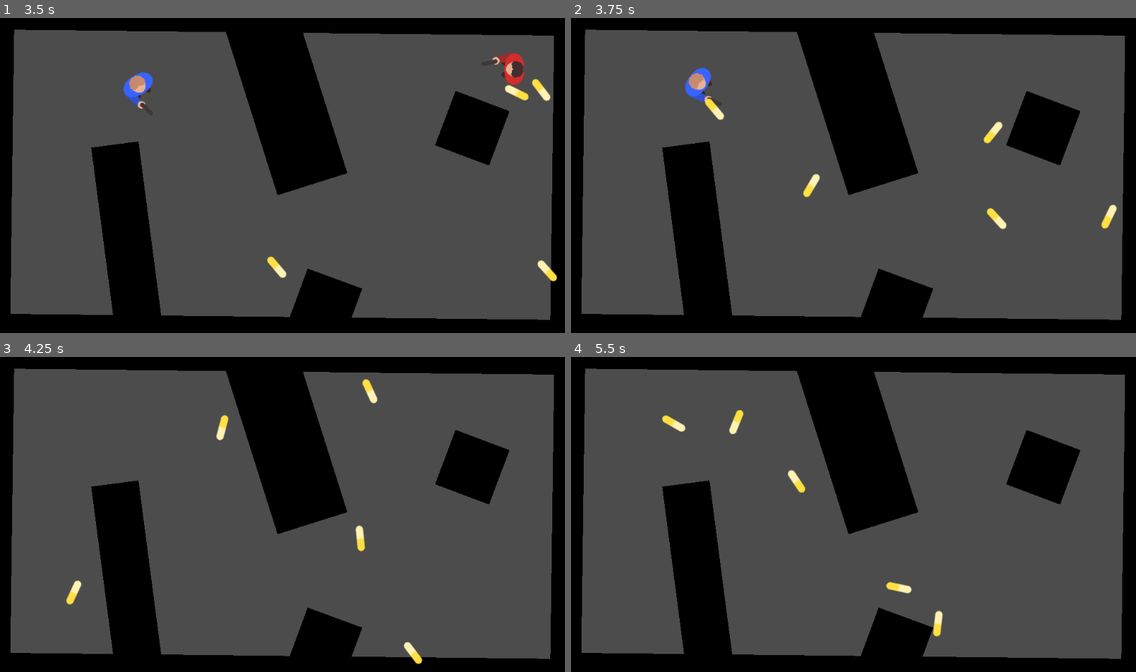
Above: before the commit, frames 1-4 (two rows, left to right).
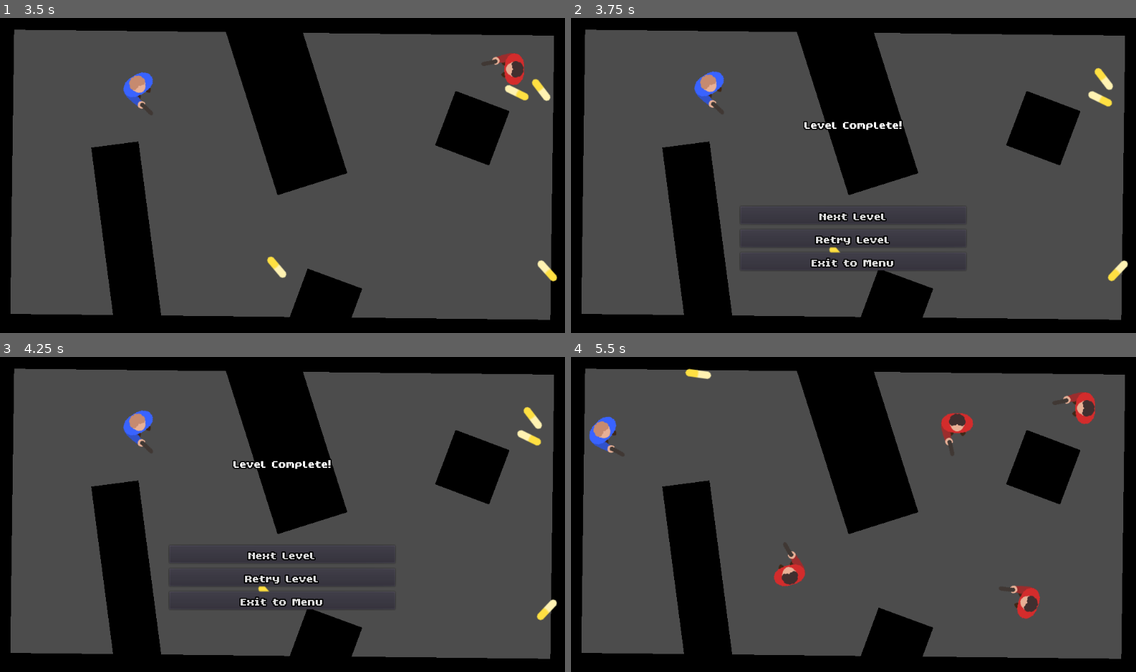
Above: after the commit, the same moments.

Repository: MichaelRRyan/ricochet
Game: Godot game, scene res://scenes/gameplay.tscn
Same seed, same stepped clock (60 frames per second), same inputs: the game is played once before the commit and once after it.
Inputs (mouse positions are in pixels of both pictures, inside the frame that each line leads up to):
- Up to frame 1 (3.5 s): tap Enter at 0.5 s; move the mouse to (406, 156) at 0.52 s; press the mouse at (406, 156) at 0.53 s; hold D (move_right) 0.53-1.28 s; move the mouse to (169, 191) at 1.27 s; release the mouse at (169, 191) at 1.28 s; hold S (move_down) 1.28-2.03 s; click (169, 191) at 1.35 s; move the mouse to (339, 99) at 2.02 s; press the mouse at (339, 99) at 2.03 s; hold D (move_right) 2.03-2.78 s; move the mouse to (254, 238) at 2.77 s; release the mouse at (254, 238) at 2.78 s; hold W (move_up) from 2.78 s (still down); click (254, 238) at 2.85 s
- Up to frame 2 (3.75 s): move the mouse to (1023, 222) at 3.52 s; release W (move_up) at 3.53 s; press the mouse at (1023, 222) at 3.53 s; hold A (move_left) from 3.53 s (still down)
- Up to frame 3 (4.25 s): keep holding A (move_left)
- Up to frame 4 (5.5 s): release A (move_left) at 4.25 s; release the mouse at (1023, 561) at 4.25 s; click (853, 577) at 4.25 s, where only the run after the commit has a clickable "Retry Level"; move the mouse to (684, 464) at 5.02 s; hold A (move_left) from 5.03 s (still down); click (684, 464) at 5.1 s

Frame 1 is identical in both runs. In frame 2, 2.8% of the frame differs, in the area x 20-99%, y 15-84%; in frame 3, 2.6%; in frame 4, 2.5%.

Commit message:
Added a basic win screen

Diff:
--- /dev/null
+++ b/resources/fonts/regular_font.tres
@@ -0,0 +1,9 @@
+[gd_resource type="DynamicFont" load_steps=2 format=2]
+
+[ext_resource path="res://assets/fonts/hope_gold.ttf" type="DynamicFontData" id=1]
+
+[resource]
+size = 32
+outline_size = 2
+outline_color = Color( 0, 0, 0, 1 )
+font_data = ExtResource( 1 )
--- /dev/null
+++ b/resources/themes/main_theme.tres
@@ -0,0 +1,6 @@
+[gd_resource type="Theme" load_steps=2 format=2]
+
+[ext_resource path="res://resources/fonts/regular_font.tres" type="DynamicFont" id=1]
+
+[resource]
+default_font = ExtResource( 1 )
--- a/scenes/gameplay.tscn
+++ b/scenes/gameplay.tscn
@@ -1,11 +1,26 @@
-[gd_scene load_steps=5 format=2]
+[gd_scene load_steps=6 format=2]
 
 [ext_resource path="res://scenes/block.tscn" type="PackedScene" id=1]
 [ext_resource path="res://scenes/player.tscn" type="PackedScene" id=2]
 [ext_resource path="res://scenes/enemy.tscn" type="PackedScene" id=3]
 [ext_resource path="res://scripts/gameplay_manager.gd" type="Script" id=4]
+[ext_resource path="res://scenes/ui/level_complete_screen.tscn" type="PackedScene" id=5]
 
 [node name="Gameplay" type="Node2D"]
+
+[node name="CanvasLayer" type="CanvasLayer" parent="."]
+pause_mode = 2
+
+[node name="PauseScreen" type="Control" parent="CanvasLayer"]
+margin_right = 40.0
+margin_bottom = 40.0
+
+[node name="LevelCompleteScreen" parent="CanvasLayer" instance=ExtResource( 5 )]
+visible = false
+
+[node name="LevelFailedScreen" type="Control" parent="CanvasLayer"]
+margin_right = 40.0
+margin_bottom = 40.0
 
 [node name="GameplayManager" type="Node2D" parent="."]
 script = ExtResource( 4 )
@@ -73,3 +88,5 @@
 [node name="Enemy4" parent="." instance=ExtResource( 3 )]
 position = Vector2( 609, -173 )
 rotation = -3.10397
+
+[connection signal="level_complete" from="GameplayManager" to="CanvasLayer/LevelCompleteScreen" method="_on_GameplayManager_level_complete"]
--- /dev/null
+++ b/scenes/ui/level_complete_screen.tscn
@@ -0,0 +1,51 @@
+[gd_scene load_steps=3 format=2]
+
+[ext_resource path="res://resources/themes/main_theme.tres" type="Theme" id=1]
+[ext_resource path="res://scripts/ui/level_complete_screen.gd" type="Script" id=2]
+
+[node name="LevelCompleteScreen" type="Control"]
+anchor_right = 1.0
+anchor_bottom = 1.0
+theme = ExtResource( 1 )
+script = ExtResource( 2 )
+
+[node name="Label" type="Label" parent="."]
+anchor_left = 0.5
+anchor_top = 0.2
+anchor_right = 0.5
+anchor_bottom = 0.5
+margin_left = -89.0
+margin_top = -13.0
+margin_right = 89.0
+margin_bottom = 13.0
+text = "Level Complete!"
+align = 1
+valign = 1
+
+[node name="Options" type="VBoxContainer" parent="."]
+anchor_left = 0.3
+anchor_top = 0.6
+anchor_right = 0.7
+anchor_bottom = 1.0
+margin_left = 0.23999
+margin_right = -0.240051
+custom_constants/separation = 10
+
+[node name="NextLevelButton" type="Button" parent="Options"]
+margin_right = 409.0
+margin_bottom = 32.0
+text = "Next Level"
+
+[node name="RetryButton" type="Button" parent="Options"]
+margin_top = 42.0
+margin_right = 409.0
+margin_bottom = 74.0
+text = "Retry Level"
+
+[node name="ExitButton" type="Button" parent="Options"]
+margin_top = 84.0
+margin_right = 409.0
+margin_bottom = 116.0
+text = "Exit to Menu"
+
+[connection signal="pressed" from="Options/RetryButton" to="." method="_on_RetryButton_pressed"]
--- a/scripts/gameplay_manager.gd
+++ b/scripts/gameplay_manager.gd
@@ -24,13 +24,13 @@
 	enemy_count -= 1
 	if enemy_count == 0:
 		emit_signal("level_complete")
-		print("You won!")
+		get_tree().paused = true
 
 
 #-------------------------------------------------------------------------------
 func _on_player_died():
 	emit_signal("level_failed")
-	print("You lost!")
+	get_tree().paused = true
 
 
 #-------------------------------------------------------------------------------
--- /dev/null
+++ b/scripts/ui/level_complete_screen.gd
@@ -0,0 +1,15 @@
+extends Control
+
+
+#-------------------------------------------------------------------------------
+func _on_GameplayManager_level_complete():
+	show()
+
+
+#-------------------------------------------------------------------------------
+func _on_RetryButton_pressed():
+	get_tree().reload_current_scene()
+	get_tree().paused = false
+
+
+#-------------------------------------------------------------------------------
Binary file added: assets/fonts/hope_gold.ttf
